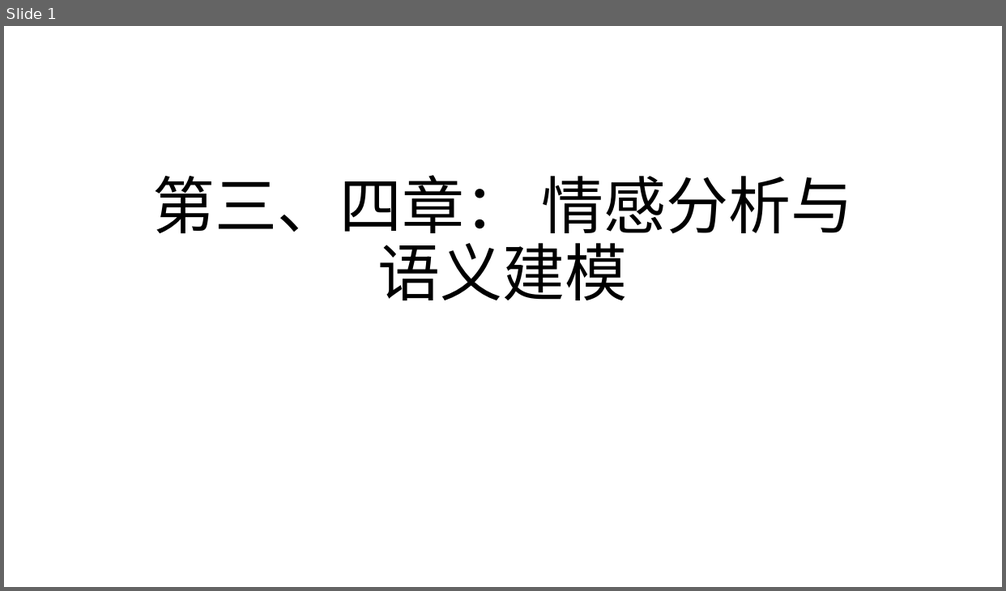
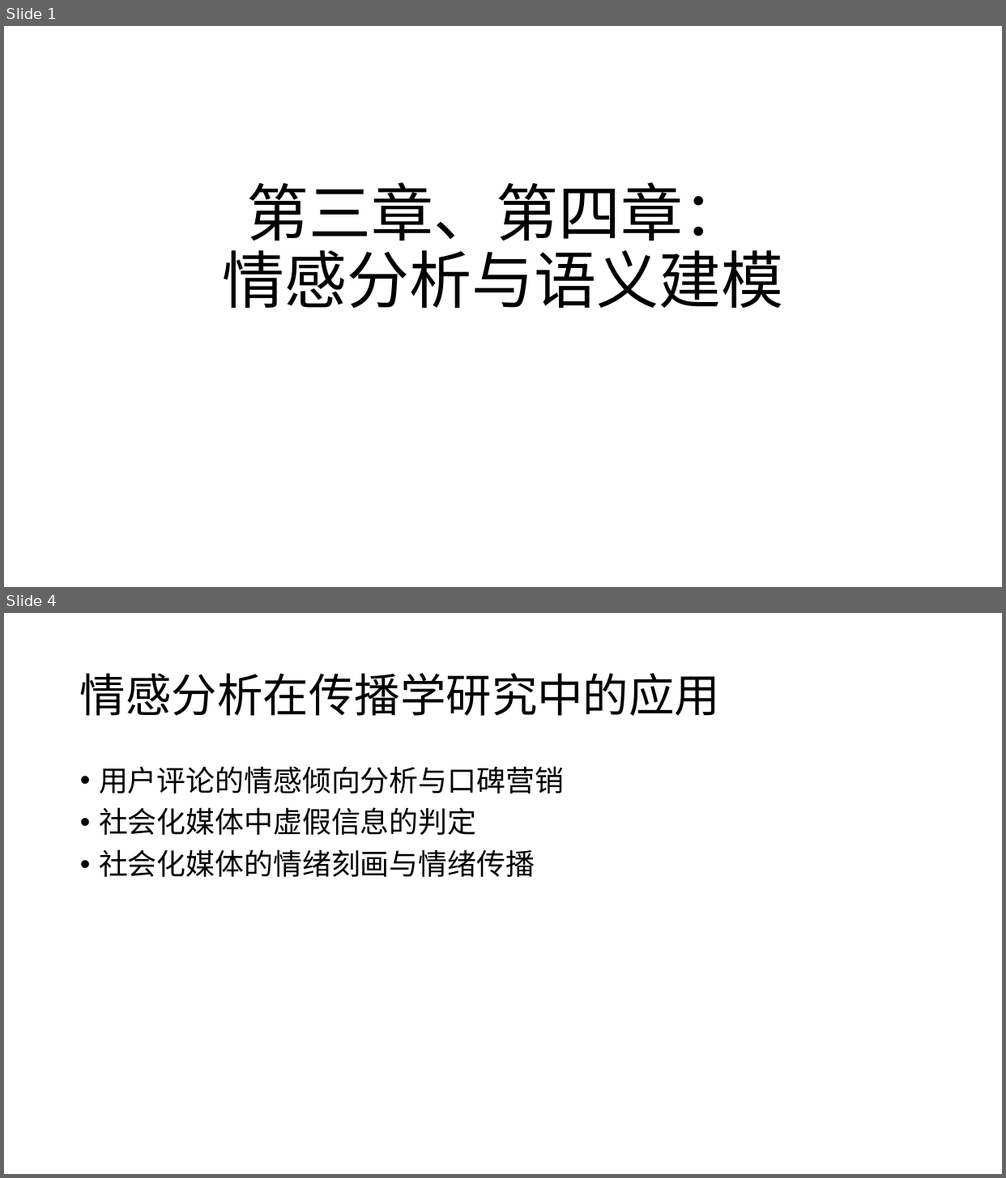
Before and after one commit to SocratesClub/ccrbook, a slide deck: slides/Chapter 3&4 语义建模 .pptx. Shown one above the other, each under a label of ours: slide 1 before the commit, slides 1 and 4 after it; the slides between them are not shown. The pictures are 1006x591 and 1006x1178 pixels, drawn with LibreOffice and Linux fonts; fonts in the diff are those of the drawing. Boxes give left, top, right and bottom in pixels: in the first picture for what was removed or moved away, otherwise in the second. Text is boxed around its words. In the diff, an @@ line names an element or a change of style, - is before the commit and + after.

```diff
--- a/slides/Chapter 3&4 语义建模 .pptx
+++ b/slides/Chapter 3&4 语义建模 .pptx
@@ slide 4 added at (4, 613, 1002, 1174), background #FFFFFF @@
@@ title added at (80, 673, 720, 716), 44 pt, text #000000 @@
+情感分析在传播学研究中的应用
@@ text added at (99, 766, 564, 877), 28 pt, text #000000 @@
+• 用户评论的情感倾向分析与口碑营销
+• 社会化媒体中虚假信息的判定
+• 社会化媒体的情绪刻画与情绪传播
@@ slide 1 changed as well @@
@@ title at (222, 182, 783, 309): text changed; font Calibri to Times New Roman @@
-第三、四章： 情感分析与语义建模
+第三章、第四章：
+情感分析与语义建模
```
Also in this commit, not shown: 5 other slides changed, 12 other slides added, 4 slides removed.
